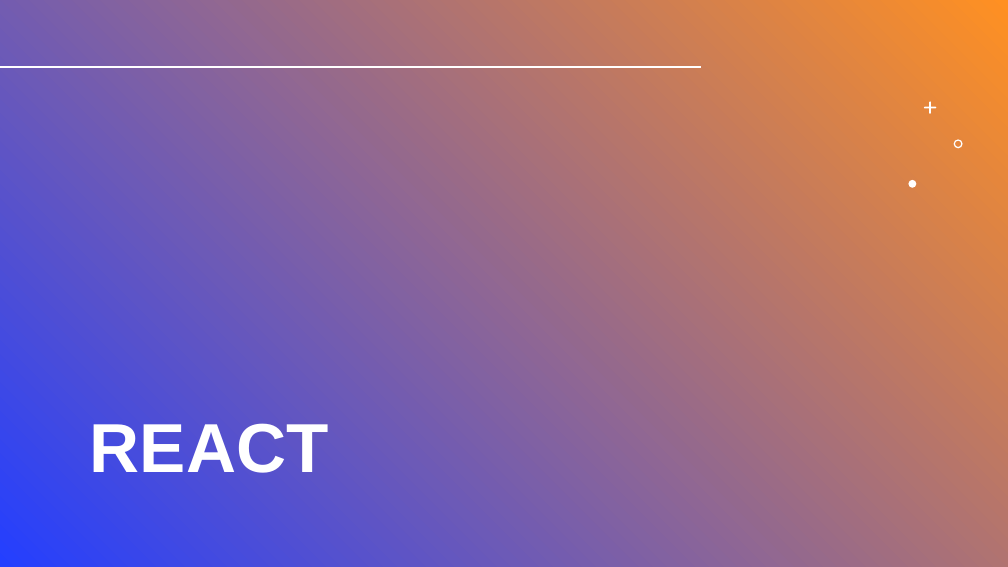
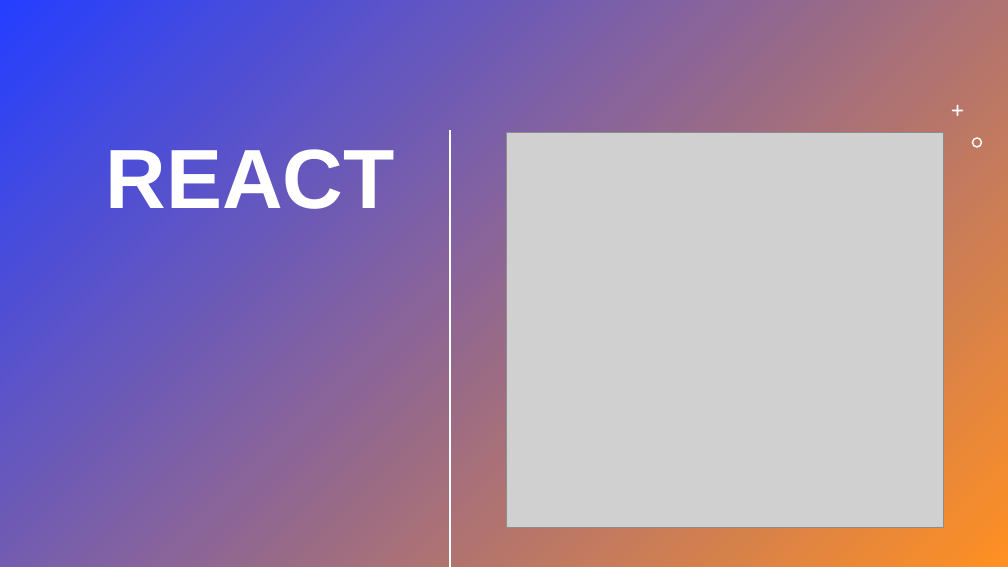
Before and after one commit to zonary123/tienda, a slide deck: slide 10 of Proyecto_CarlosVaralo.pptx (slide 9 before the commit). Drawn at 1008x567 pixels with LibreOffice and Linux fonts; fonts in the diff are those of the drawing; grey boxes stand for pictures; background and template pictures are left out; a plain dark background stands for a picture behind light text. Boxes give left, top, right and bottom in pixels: in the first picture for what was removed or moved away, otherwise in the second. Text is boxed around its words. In the diff, an @@ line names an element or a change of style, - is before the commit and + after.

```diff
--- a/Proyecto_CarlosVaralo.pptx
+++ b/Proyecto_CarlosVaralo.pptx
@@ background picture (left out) to #FFFFFF @@
@@ rectangle at (0, 0, 1008, 567): fill #FFFFFF to gradient #243FFF to #FF9022 @@
@@ rectangle removed at (0, 0, 1008, 567) @@
@@ line removed from (1, 67) to (699, 67) @@
@@ freeform shape: place and size @@
-freeform shape at (924, 101, 937, 114)
+freeform shape at (952, 105, 963, 116)
@@ title "REACT": place and size @@
-title "REACT" at (90, 423, 328, 473)
+title "REACT" at (106, 149, 395, 209)
@@ title "REACT" at (106, 149, 395, 209): size 66 to 80 pt; alignment left to right; vertical alignment bottom to top @@
@@ line added from (451, 132) to (451, 566), #FFFFFF 2 pt @@
@@ picture added at (507, 132, 944, 528) @@
@@ freeform shape: place and size @@
-freeform shape at (954, 139, 963, 148)
+freeform shape at (972, 137, 982, 147)
@@ freeform shape removed at (909, 180, 917, 188) @@
```
Also in this commit, not shown: 6 other slides changed, 4 slides added, 3 slides removed, 12 other files.
